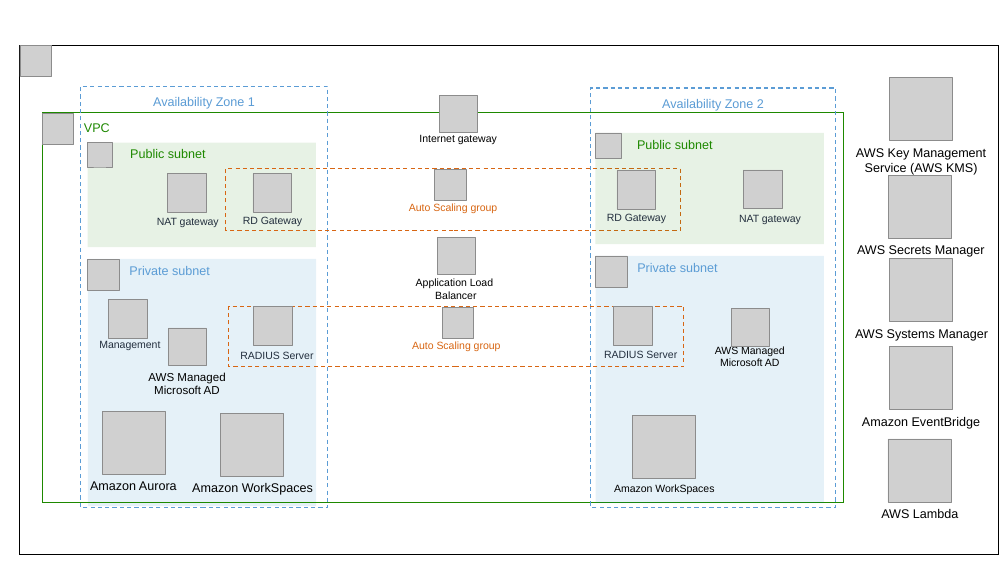
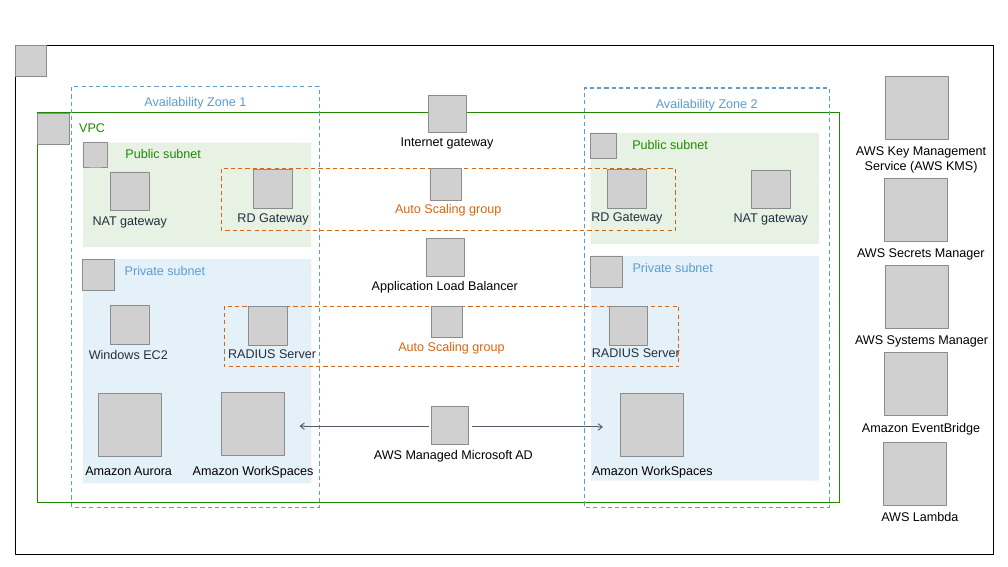
Before and after one commit to aws-quickstart/quickstart-freeradius-mfa-workspaces, a slide deck: slide 2 of docs/deployment_guide/images/Quick Start Ref. Arch.pptx. Drawn at 1008x567 pixels with LibreOffice and Linux fonts; fonts in the diff are those of the drawing; grey boxes stand for pictures. Boxes give left, top, right and bottom in pixels: in the first picture for what was removed or moved away, otherwise in the second. Text is boxed around its words. In the diff, an @@ line names an element or a change of style, - is before the commit and + after.

```diff
--- a/docs/deployment_guide/images/Quick Start Ref. Arch.pptx
+++ b/docs/deployment_guide/images/Quick Start Ref. Arch.pptx
@@ 10 pictures, 7 rectangles: place and size @@
-10 pictures, 7 rectangles at (20, 45, 998, 555)
+10 pictures, 7 rectangles at (15, 45, 994, 555)
@@ 4 pictures, 2 texts, 1 rectangle: place and size @@
-4 pictures, 2 texts, 1 rectangle at (81, 86, 666, 507)
+4 pictures, 2 texts, 1 rectangle at (72, 86, 663, 507)
@@ picture: place and size @@
-picture at (168, 173, 206, 212)
+picture at (110, 172, 149, 210)
@@ picture: place and size @@
-picture at (253, 174, 292, 212)
+picture at (253, 169, 292, 208)
@@ picture: place and size @@
-picture at (743, 170, 782, 209)
+picture at (752, 170, 790, 209)
@@ text "NAT gateway": place and size @@
-text "NAT gateway" at (157, 217, 219, 227)
+text "NAT gateway" at (93, 216, 167, 228)
@@ rectangle "Private subnet": place and size @@
-rectangle "Private subnet" at (88, 259, 316, 507)
+rectangle "Private subnet" at (83, 259, 312, 484)
@@ rectangle "Private subnet": place and size @@
-rectangle "Private subnet" at (596, 256, 824, 504)
+rectangle "Private subnet" at (591, 256, 820, 481)
@@ 4 pictures: place and size @@
-4 pictures at (889, 175, 953, 502)
+4 pictures at (883, 178, 948, 505)
@@ size 10 to 12 pt in 11 elements at (225, 306, 679, 367), (222, 169, 676, 231), (734, 213, 808, 225), (237, 213, 309, 225), (592, 347, 680, 360), (228, 349, 316, 358), (591, 212, 663, 224), (401, 137, 494, 149), (592, 466, 713, 478), (93, 216, 167, 228), (372, 281, 518, 293) @@
@@ text "Application Load Balancer": place and size @@
-text "Application Load Balancer" at (416, 278, 493, 299)
+text "Application Load Balancer" at (372, 281, 518, 293)
@@ picture removed at (732, 309, 770, 346) @@
@@ text at (89, 350, 168, 359): text changed; size 10 to 12 pt @@
-Management
+Windows EC2
@@ text removed at (715, 346, 785, 366) @@
-AWS Managed
-Microsoft AD
@@ picture: place and size @@
-picture at (103, 411, 166, 474)
+picture at (99, 393, 162, 456)
@@ picture: place and size @@
-picture at (221, 413, 284, 476)
+picture at (222, 392, 284, 455)
@@ picture: place and size @@
-picture at (169, 328, 206, 366)
+picture at (431, 407, 469, 445)
@@ picture: place and size @@
-picture at (632, 415, 695, 478)
+picture at (621, 393, 684, 456)
@@ 2 texts, 1 picture: place and size @@
-2 texts, 1 picture at (108, 299, 988, 429)
+2 texts, 1 picture at (110, 306, 988, 435)
@@ arrow added from (429, 426) to (299, 426), #545B64 1 pt @@
@@ text "AWS Managed Microsoft AD": place and size @@
-text "AWS Managed Microsoft AD" at (148, 372, 225, 394)
+text "AWS Managed Microsoft AD" at (374, 450, 532, 462)
@@ text "AWS Managed Microsoft AD" at (374, 450, 532, 462): size 11 to 12 pt @@
@@ arrow added from (473, 427) to (603, 427), #545B64 1 pt @@
@@ text "Amazon Aurora": place and size @@
-text "Amazon Aurora" at (90, 481, 177, 490)
+text "Amazon Aurora" at (85, 466, 172, 475)
@@ text "Amazon WorkSpaces": place and size @@
-text "Amazon WorkSpaces" at (192, 483, 313, 495)
+text "Amazon WorkSpaces" at (193, 466, 313, 478)
@@ text "Amazon WorkSpaces": place and size @@
-text "Amazon WorkSpaces" at (614, 484, 714, 494)
+text "Amazon WorkSpaces" at (592, 466, 713, 478)
```
Also in this commit, not shown: 2 other slides changed, 1 other file.
